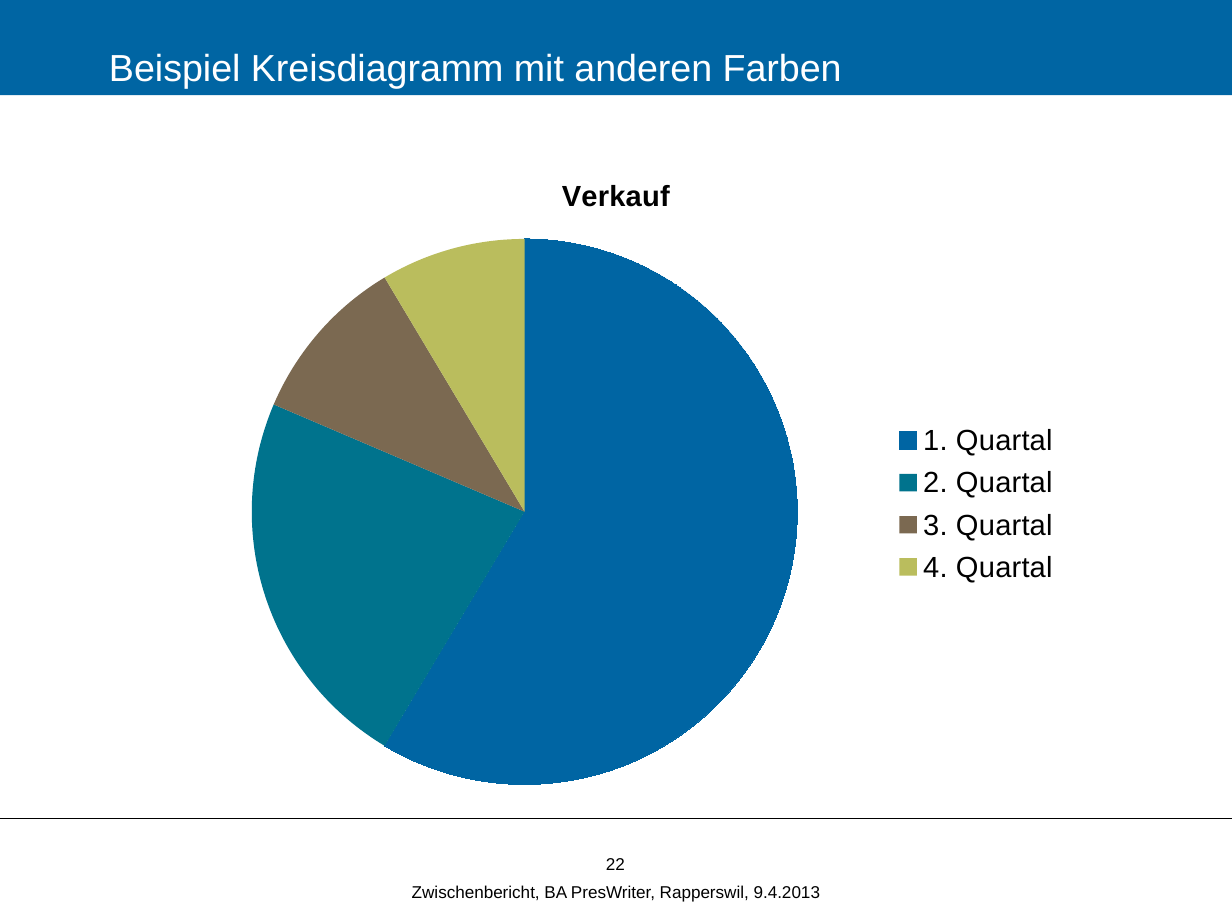
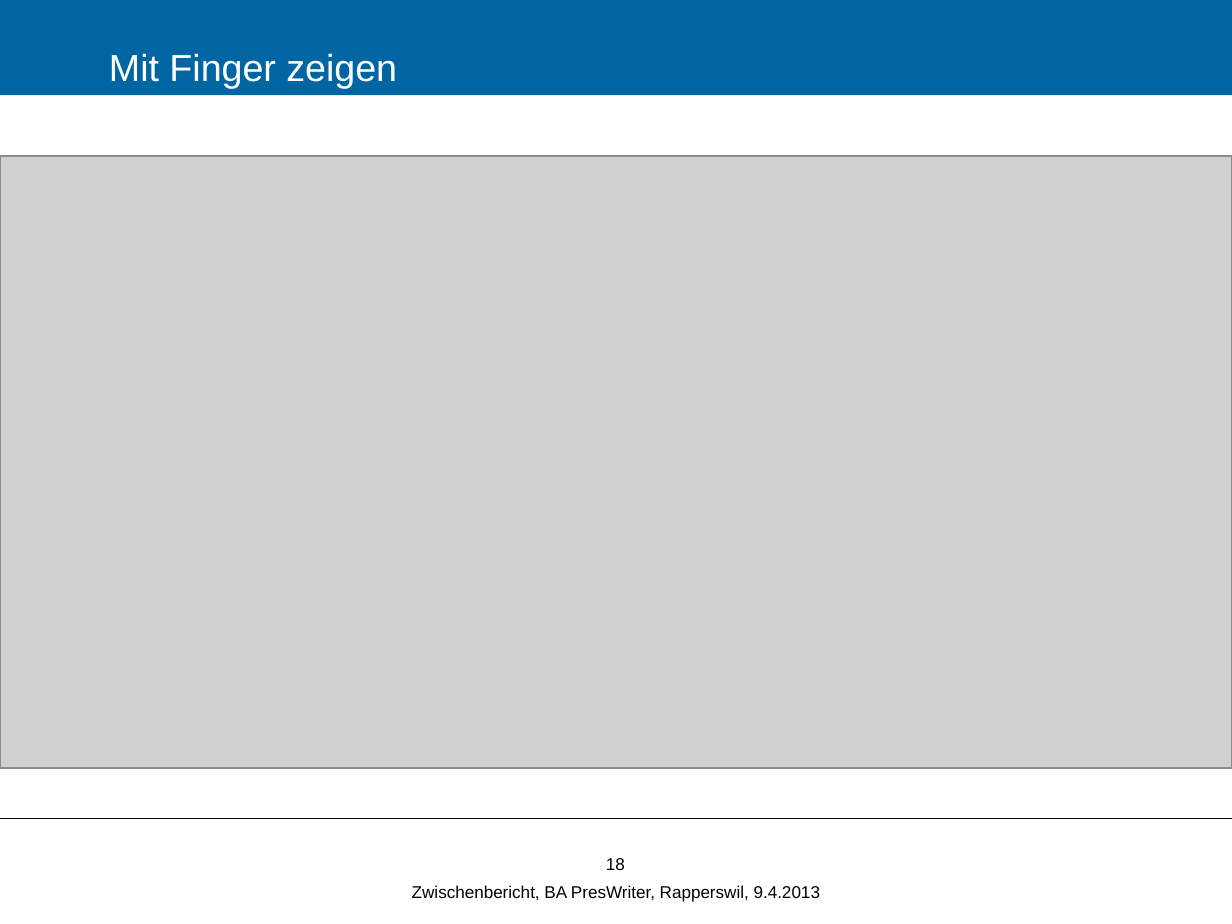
Before and after one commit to Zyklop/Magic-Whiteboard, a slide deck: slide 18 of Doc/Zwischenbericht.pptx (slide 22 before the commit). Drawn at 1232x924 pixels with LibreOffice and Linux fonts; fonts in the diff are those of the drawing; grey boxes stand for pictures; background and template pictures are left out. Boxes give left, top, right and bottom in pixels: in the first picture for what was removed or moved away, otherwise in the second. Text is boxed around its words. In the diff, an @@ line names an element or a change of style, - is before the commit and + after.

```diff
--- a/Doc/Zwischenbericht.pptx
+++ b/Doc/Zwischenbericht.pptx
@@ title at (109, 53, 397, 88): text changed @@
-Beispiel Kreisdiagramm mit anderen Farben
+Mit Finger zeigen
@@ picture added at (0, 156, 1232, 769) @@
@@ pie chart removed at (63, 152, 1169, 802) @@
-title "Verkauf"
-categories: 1. Quartal, 2. Quartal, 3. Quartal, 4. Quartal
-Verkauf: 59, 23, 10, 9
@@ page number at (606, 858, 625, 870): text changed @@
-22
+18
```
Also in this commit, not shown: 3 other slides changed, 8 slides removed, 3 other files.
